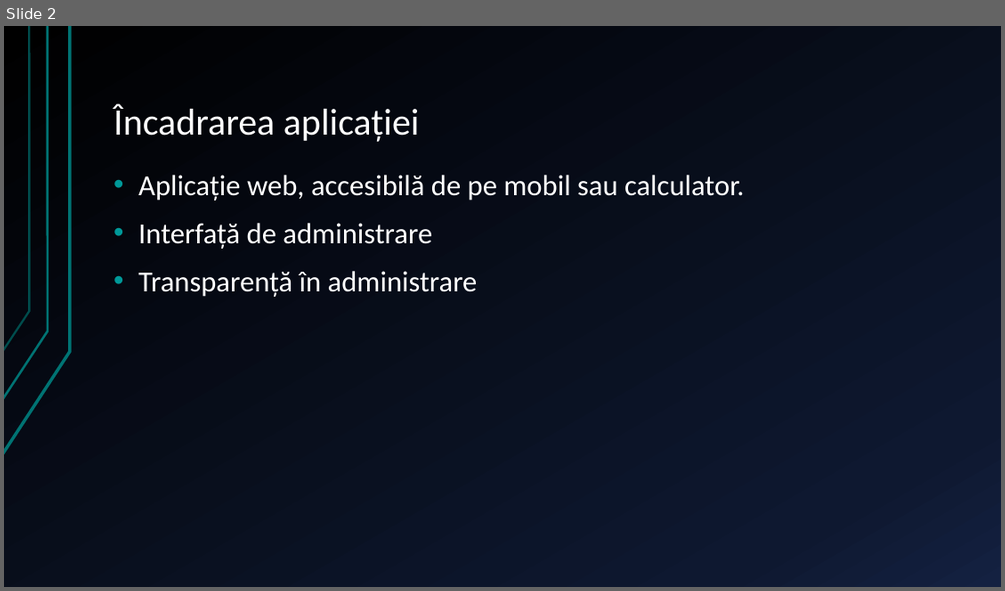
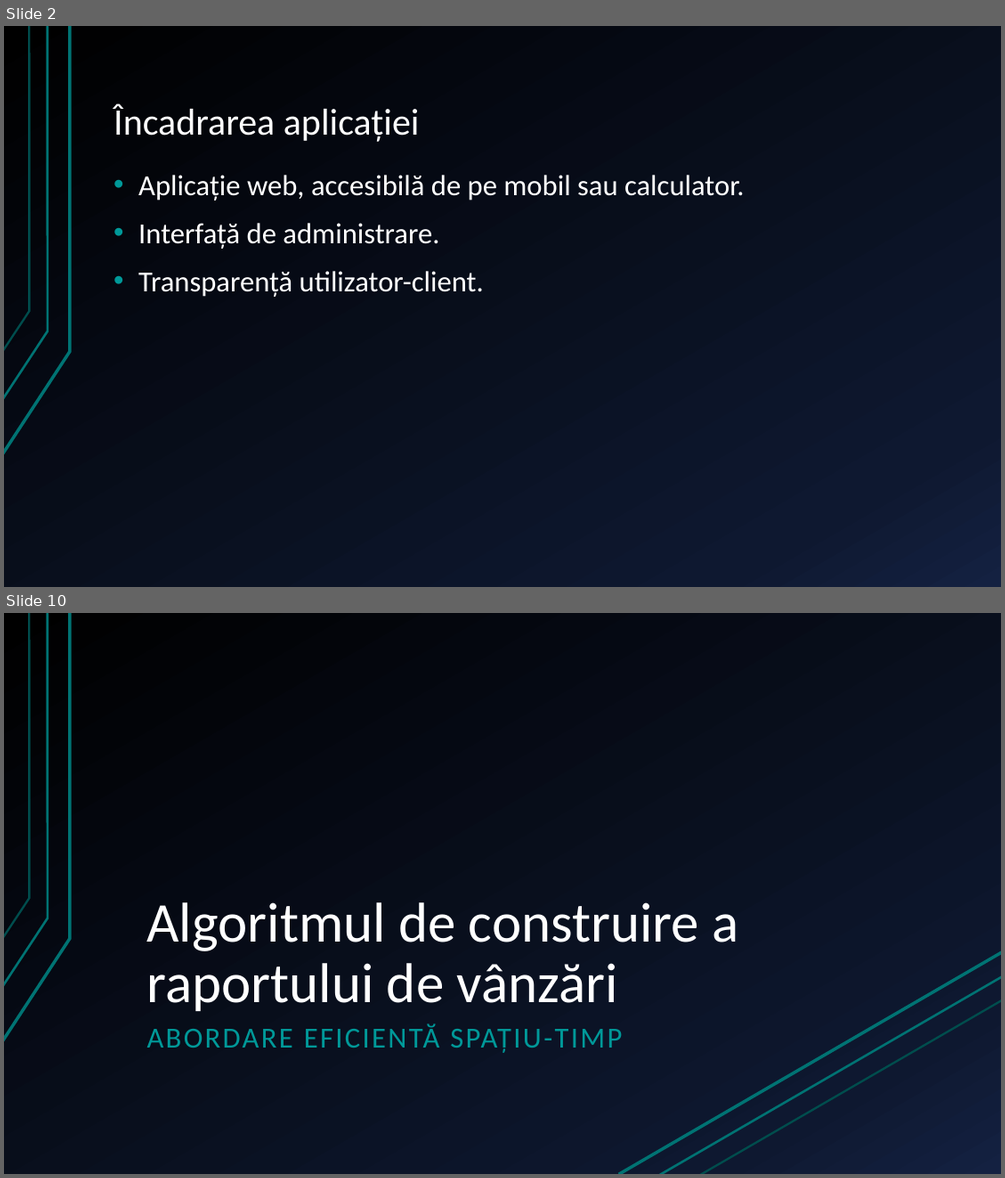
Before and after one commit to xiodine32/licenta_unibuc, a slide deck: prezentare.pptx. Shown one above the other, each under a label of ours: slide 2 before the commit, slides 2 and 10 after it; the slides between them are not shown. The pictures are 1005x591 and 1005x1178 pixels, drawn with LibreOffice and Linux fonts; fonts in the diff are those of the drawing. Boxes give left, top, right and bottom in pixels: in the first picture for what was removed or moved away, otherwise in the second. Text is boxed around its words. In the diff, an @@ line names an element or a change of style, - is before the commit and + after.

```diff
--- a/prezentare.pptx
+++ b/prezentare.pptx
@@ slide 10 added at (x1=4, y1=613, x2=1001, y2=1174), background gradient #000000 to #0F1931 to #142242; not listed: 3 template elements that a slide beside it also shows @@
@@ title added at (x1=147, y1=902, x2=738, y2=1011), 54 pt, text #FFFFFF @@
+Algoritmul de construire a raportului de vânzări
@@ line added from (619, 1174) to (1001, 952), #007373 3 pt @@
@@ line added from (658, 1174) to (1001, 976), #007373 2.25 pt @@
@@ line added from (700, 1174) to (1001, 1000), #007373 2 pt @@
@@ text added at (x1=147, y1=1024, x2=622, y2=1053), 28 pt, text #009999 @@
+ABORDARE EFICIENTĂ SPAȚIU-TIMP
@@ slide 2 changed as well @@
@@ text at (x1=138, y1=223, x2=484, y2=297): text changed @@
-• Interfață de administrare
-• Transparență în administrare
+• Interfață de administrare.
+• Transparență utilizator-client.
```
Also in this commit, not shown: 1 other slide changed, 9 other slides added, 9 slides removed, 1 other file.
